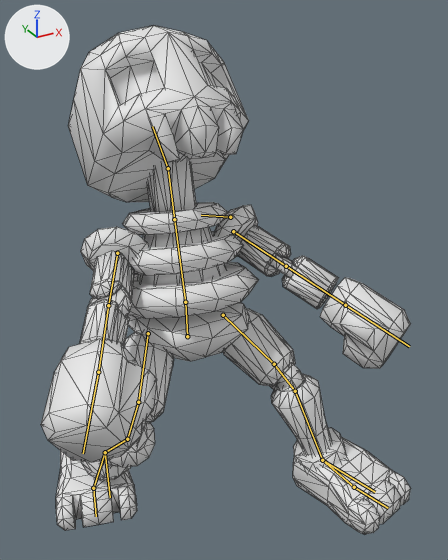
The glTF model Asset/char2_enemy/skeleton/skeleton01.glb: old version first, new version second.
Before and after are seen from a camera (50 mm lens) standing at (-0.99, -1.89, 2.02) and looking at (0.14, 0.17, 0.99). Lighting does not change. The marker at upper left points along +X, +Y and +Z. The older version comes first. Both versions are drawn at frame 3 of the action 'damage'; the numbers are the values there. The bones that change, and the others that lie on the model, are drawn over the model as lines. Mesh edges are drawn as thin lines.

Objects in the first picture: 'skeleton'.
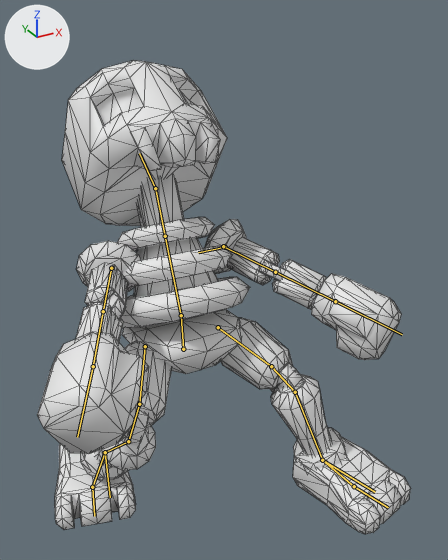
Changed parts and their boxes (x1, y1, x2, y2) in the pictures (448 x 560 px):
'skeleton', posed (7% shorter)
    before: (41, 26, 411, 534)
    after: (37, 60, 411, 534)
bone 'body_pelvis', root to tip
    before: (187, 336) to (185, 302)
    after: (183, 349) to (181, 315)
bone 'body_spline1', root to tip
    before: (185, 302) to (174, 219)
    after: (181, 315) to (165, 236)
bone 'Leg_1.L', root to tip
    before: (223, 315) to (274, 364)
    after: (218, 327) to (271, 366)
bone 'Leg_2.L', root to tip
    before: (274, 364) to (295, 391)
    after: (271, 366) to (295, 392)
bone 'Leg_3.L', root to tip
    before: (295, 391) to (322, 460)
    after: (295, 392) to (322, 460)
bone 'Leg_1.R', root to tip
    before: (148, 333) to (138, 402)
    after: (145, 346) to (139, 404)
bone 'Leg_2.R', root to tip
    before: (138, 402) to (127, 439)
    after: (139, 404) to (128, 441)
bone 'Leg_3.R', root to tip
    before: (127, 439) to (105, 452)
    after: (128, 441) to (105, 452)

The change in detail:
Bone 'body_pelvis' (bone_body_pelvis) moves from (0.0, -0.234, -0.232) to (0.0, -0.318, -0.279).
Bone 'body_spline1' (bone_body_spline1) turns from (-9, 0, 0) to (-19, 0, 0) degrees about its own x, y and z.
Bone 'Leg_1.L' (bone_leg_1_l) turns from (47, -14, 18) to (62, -15, 19) degrees about its own x, y and z.
Bone 'Leg_2.L' (bone_leg_2_l) turns from (-15, 0, 0) to (-21, 0, 0) degrees about its own x, y and z.
Bone 'Leg_3.L' (bone_leg_3_l) turns from (-27, 0, 0) to (-36, 0, 0) degrees about its own x, y and z.
Bone 'Leg_1.R' (bone_leg_1_r) turns from (45, 16, -24) to (59, 16, -26) degrees about its own x, y and z.
Bone 'Leg_2.R' (bone_leg_2_r) turns from (-37, 0, 0) to (-43, 0, 0) degrees about its own x, y and z.
Bone 'Leg_3.R' (bone_leg_3_r) turns from (-62, 0, 0) to (-72, 0, 0) degrees about its own x, y and z.
